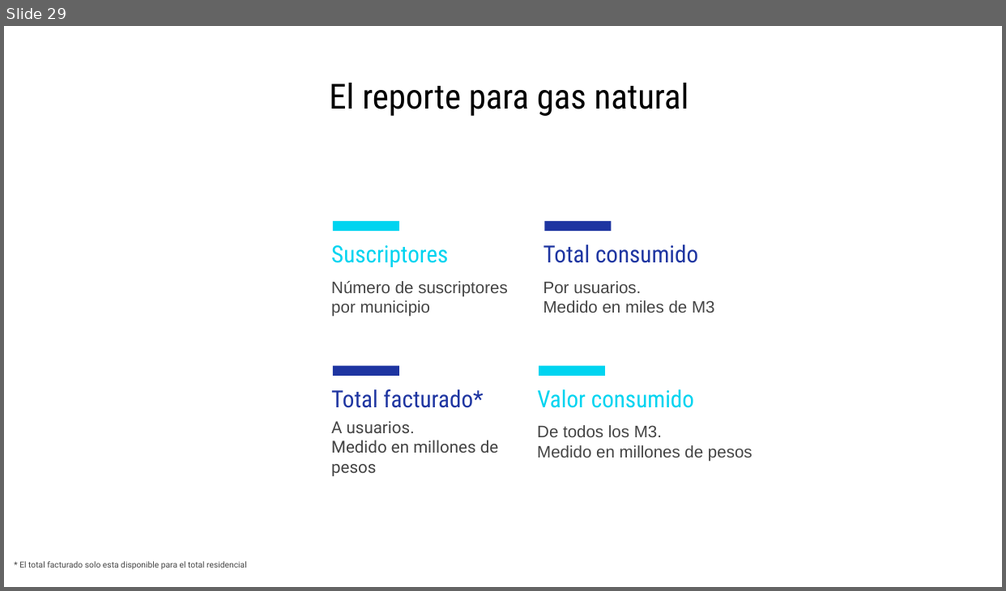
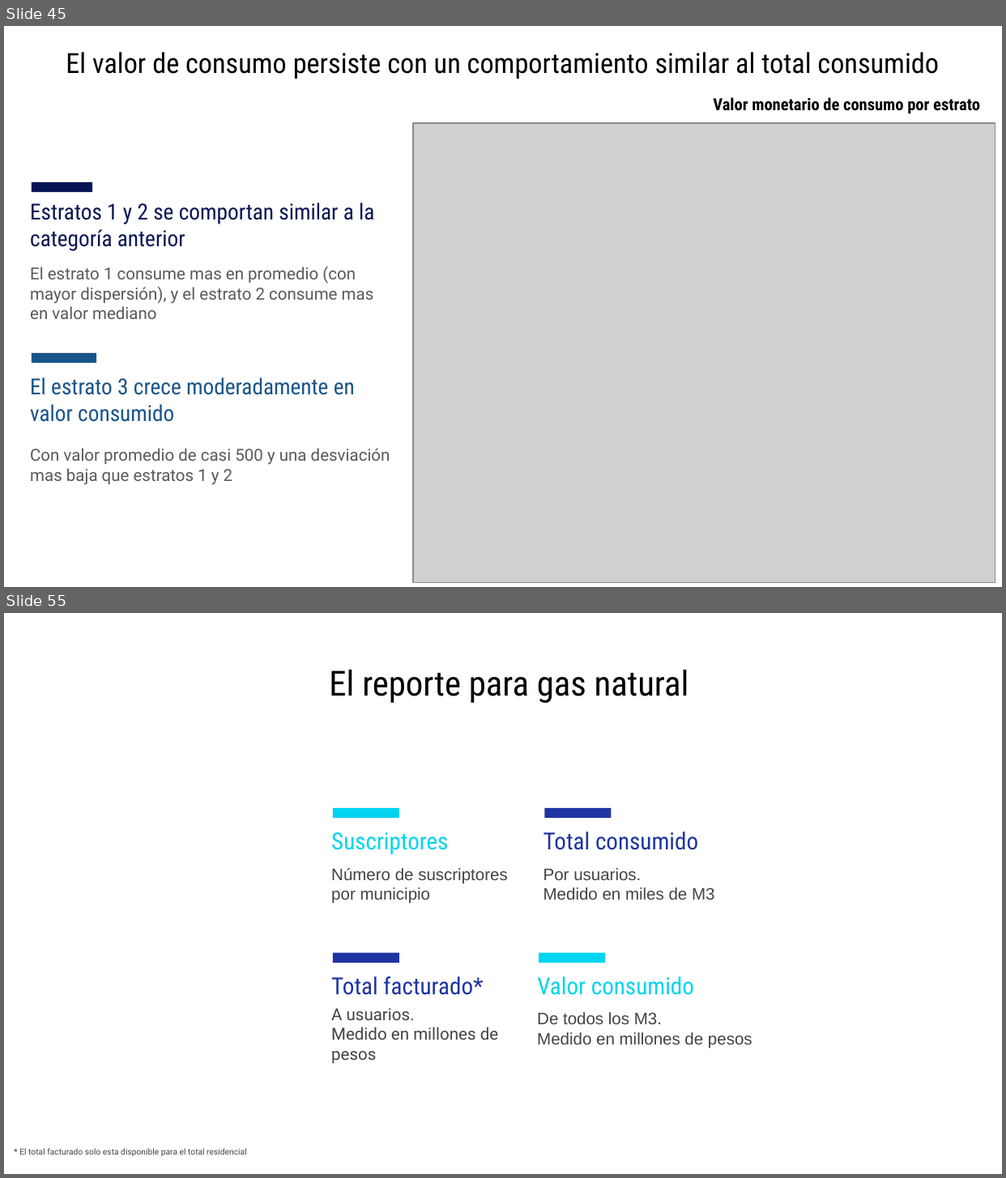
Before and after one commit to jtabordaj/research_eslatina, a slide deck: reporte_estadistico/presentacion/presentacionCategorias/presentation.pptx. Shown one above the other, each under a label of ours: slide 29 before the commit, slides 45 and 55 after it; the slides between them are not shown. The pictures are 1006x591 and 1006x1178 pixels, drawn with LibreOffice and Linux fonts; fonts in the diff are those of the drawing; grey boxes stand for pictures. Boxes give left, top, right and bottom in pixels: in the first picture for what was removed or moved away, otherwise in the second. Text is boxed around its words. In the diff, an @@ line names an element or a change of style, - is before the commit and + after.

```diff
--- a/reporte_estadistico/presentacion/presentacionCategorias/presentation.pptx
+++ b/reporte_estadistico/presentacion/presentacionCategorias/presentation.pptx
@@ slide 45 added at (4,26,1002,587), background #FFFFFF @@
@@ title added at (66,52,939,79), 20 pt, text #000000 @@
+El valor de consumo persiste con un comportamiento similar al total consumido
@@ text added at (713,97,980,114), 12 pt, text #000000, bold @@
+Valor monetario de consumo por estrato
@@ picture added at (413,123,995,582) @@
@@ rectangle added at (32,182,93,193), fill #071554 @@
@@ text added at (30,203,374,251), 16 pt, text #071554 @@
+Estratos 1 y 2 se comportan similar a la categoría anterior
@@ text added at (30,267,374,319), 12 pt, text #595959 @@
+El estrato 1 consume mas en promedio (con mayor dispersión), y el estrato 2 consume mas en valor mediano
@@ rectangle added at (32,353,97,363), fill #195489 @@
@@ text added at (30,378,355,422), 16 pt, text #195489 @@
+El estrato 3 crece moderadamente en valor consumido
@@ text added at (30,448,390,485), 12 pt, text #595959 @@
+Con valor promedio de casi 500 y una desviación mas baja que estratos 1 y 2
@@ what was slide 29 is now slide 55 @@
```
Also in this commit, not shown: 2 slides changed, 25 other slides added, 44 other files.
